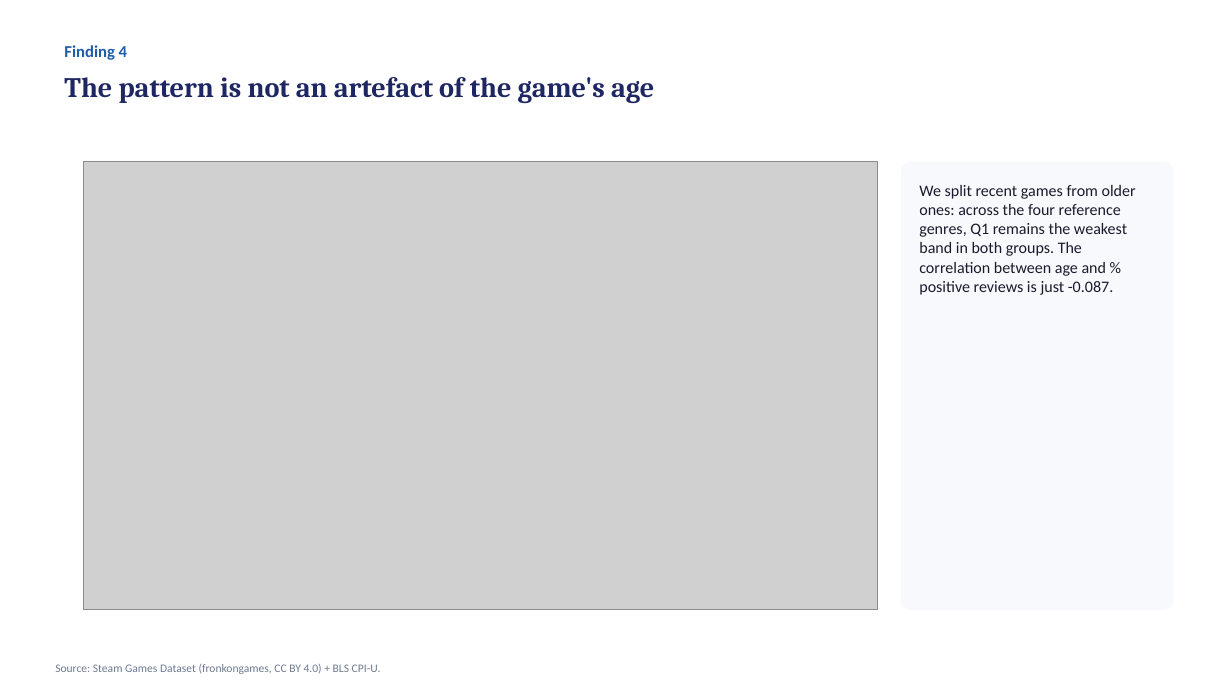
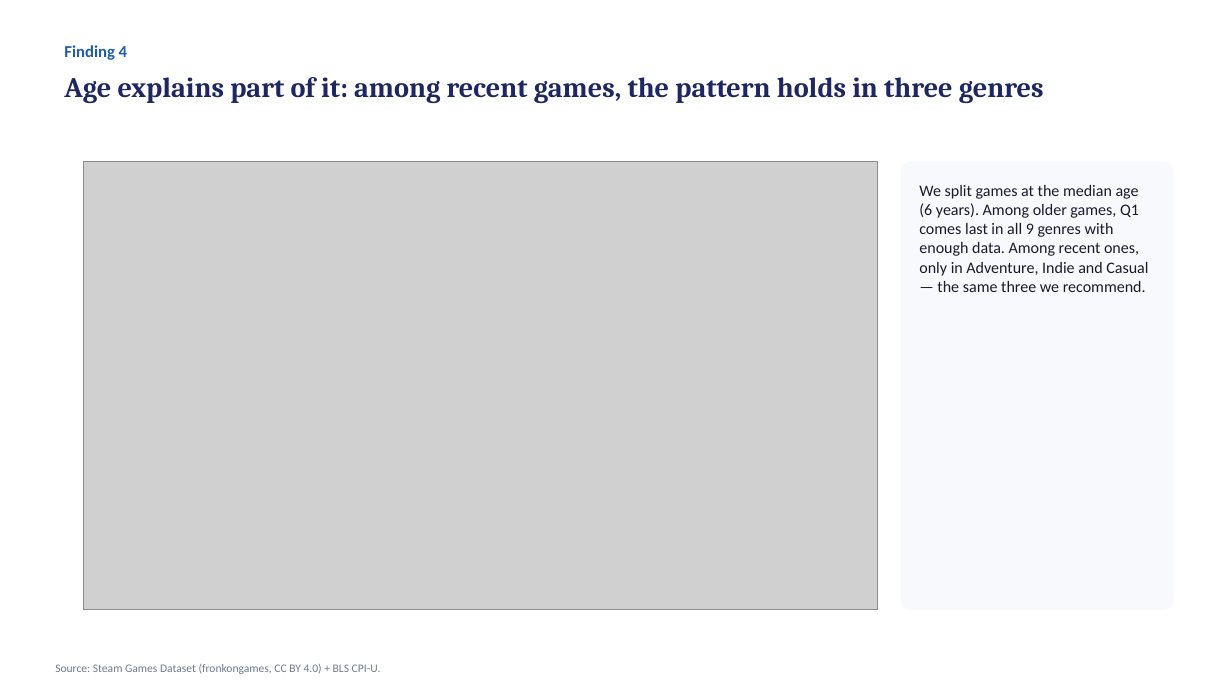
Before and after one commit to BobbyTarantino099/steam-price-reception, a slide deck: slide 7 of entregables/presentacion_fase5.pptx. Drawn at 1232x693 pixels with LibreOffice and Linux fonts; fonts in the diff are those of the drawing; grey boxes stand for pictures. Boxes give left, top, right and bottom in pixels: in the first picture for what was removed or moved away, otherwise in the second. Text is boxed around its words. In the diff, an @@ line names an element or a change of style, - is before the commit and + after.

```diff
--- a/entregables/presentacion_fase5.pptx
+++ b/entregables/presentacion_fase5.pptx
@@ text at <box>64,77,1044,103</box>: text changed @@
-The pattern is not an artefact of the game's age
+Age explains part of it: among recent games, the pattern holds in three genres
@@ text at <box>919,185,1148,292</box>: text changed @@
-We split recent games from older ones: across the four reference genres, Q1 remains the weakest band in both groups. The correlation between age and % positive reviews is just -0.087.
+We split games at the median age (6 years). Among older games, Q1 comes last in all 9 genres with enough data. Among recent ones, only in Adventure, Indie and Casual — the same three we recommend.
```
Also in this commit, not shown: 2 other slides changed, 17 other files.
